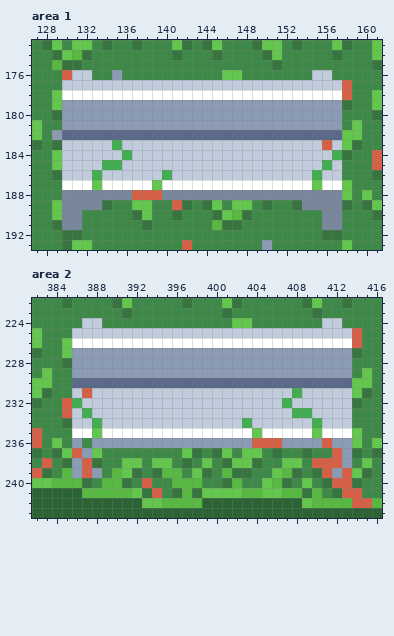
A pixel-art file gets an edit: Loot&Lunch/Area-verde/areaverde-completa.ase. This is how it looked before the edit.
640x360 pixels, 1 frame. Colours within 5 levels of each other are drawn and written as one. Shown: area 1: x 127..161, y 173..193; area 2: x 382..416, y 222..243. The commit also changed other parts of the picture, which this record leaves out.
New version:
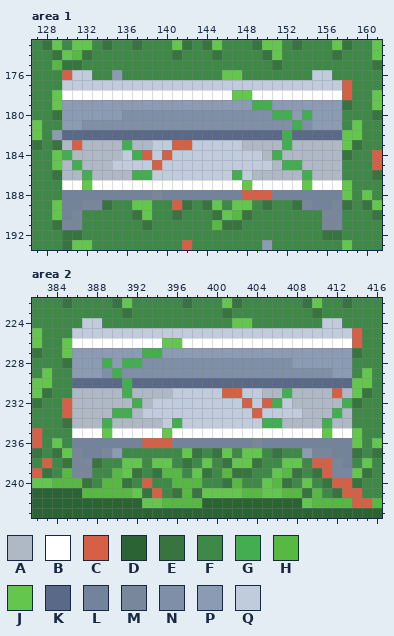
Palette (. is transparent): A #afb8c5  B #ffffff  C #d66045  D #2c6334  E #37743f  F #3e8948  G #43ae51  H #57b942  J #63c74d  K #5a6988  L #73839c  M #79879c  N #7f8fa8  P #8b9bb4  Q #c0cbdc
What changed:
Area 1, layer "tunel":
y 178: x 147..148 BB -> JJ
y 179: x 149..150 PP -> GG
y 180: x 136..152 PPPPPPPPPPPPPPPPP -> NNNNNNNNNNNNNNNGG; x 154 P -> G
y 181: x 132..154 PPPPPPPPPPPPPPPPPPPPPPP -> NNNNNNNNNNNNNNNNNNNNNGN
y 182: x 152 K -> G
y 183: x 130..138 QQQQQGQQQ -> ACAAAAGAA; x 141..142 QQ -> CC; x 148..157 QQQQQQQQCQ -> AAAAGAAAAA
y 184: x 130..138 QQQQQQGQQ -> GAAAAAQGC; x 140 Q -> C; x 150..157 QQQQQQQG -> AGAAAAAA
y 185: x 130..135 QQQQGG -> AGAAAQ; x 139 Q -> C; x 151..157 QQQQQGQ -> AGGAAAA
y 186: x 130..138 QQQGQQQQQ -> AAGAAAAGG; x 140 G -> Q; x 147 Q -> G; x 149..157 QQQQQQGQQ -> AAAAAGAAA
y 187: x 132..133 BJ -> JB; x 139 J -> B; x 148 B -> J; x 154..155 BJ -> JB
y 188: x 130..157 MMMMMMMCCCMMMMMMMMMMMMMMMMMM -> LLLLLLLLLMLLLLLLLLCCCLLLLLLL
y 189: x 130..131 MM -> LL; x 155..156 MM -> LL
y 190: x 130 M -> L
Area 2, layer "tunel":
y 226: x 395..396 BB -> JJ
y 227: x 393..394 PP -> GG
y 228: x 389 P -> G; x 391..407 PPPPPPPPPPPPPPPPP -> GGNNNNNNNNNNNNNNN
y 229: x 389..411 PPPPPPPPPPPPPPPPPPPPPPP -> NGNNNNNNNNNNNNNNNNNNNNN
y 230: x 391 K -> G
y 231: x 386..395 QCQQQQQQQQ -> AAAAAGAAAA; x 401..402 QQ -> CC; x 405..413 QQQGQQQQQ -> AAGAAAACA
y 232: x 386..393 GQQQQQQQ -> AAAAAAGA; x 403 Q -> C; x 405..413 QQGQQQQQQ -> CGQAAAAAG
y 233: x 386..392 QGQQQQQ -> AAAAGGA; x 404 Q -> C; x 408..413 GGQQQQ -> QAAAGA
y 234: x 386..394 QQGQQQQQQ -> AAAGAAAAA; x 396 Q -> G; x 403 G -> Q; x 405..413 QQQQQGQQQ -> GGAAAAGAA
y 235: x 388..389 JB -> BJ; x 395 B -> J; x 404 J -> B; x 410..411 JB -> BJ
y 236: x 386..413 PFPPPPPPPPPPPPPPPPCCCPPPPCPP -> LLLLLLLCCCLLLLLLLLMLLLLLLLLL
y 237: x 386..390 CPJFF -> MLLMP; x 409..413 EFFCP -> PMMLL
y 238: x 386..387 PC -> MM; x 412..413 CP -> ML
y 239: x 386..388 PCP -> MMF; x 412..413 PC -> MM
